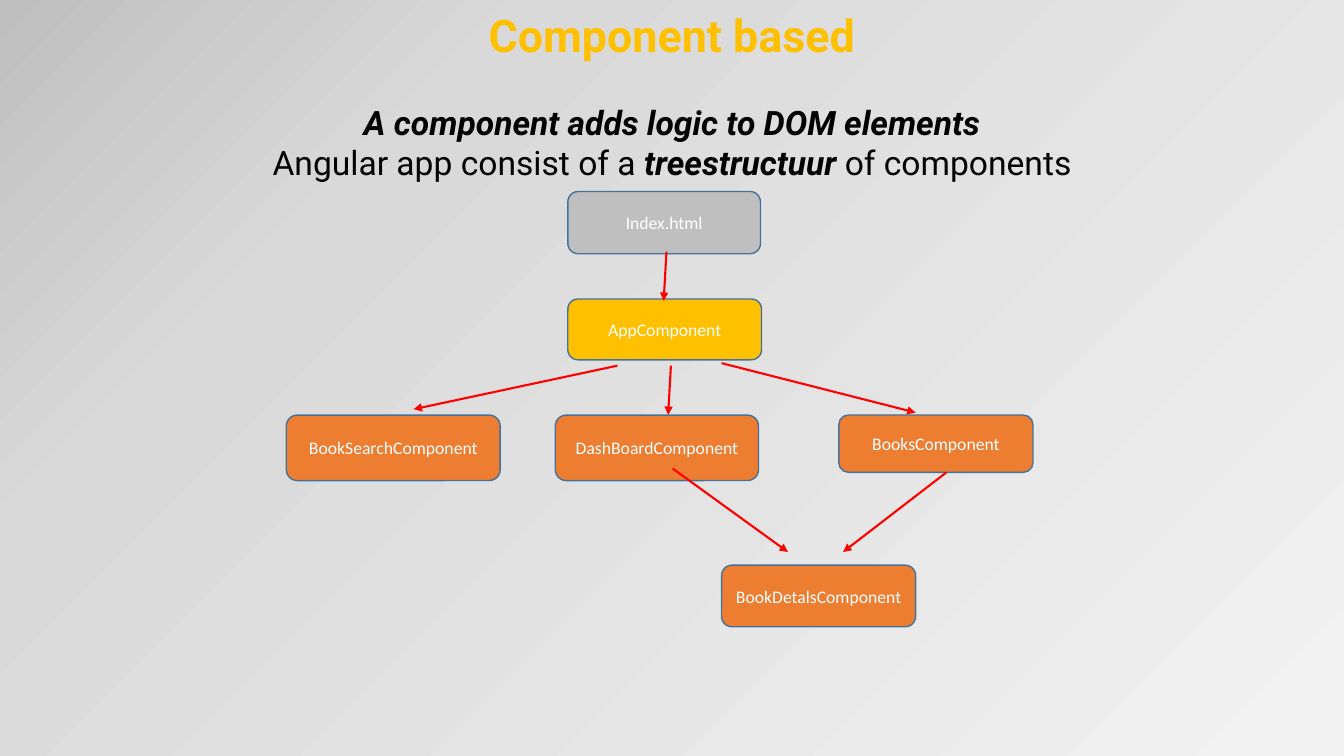
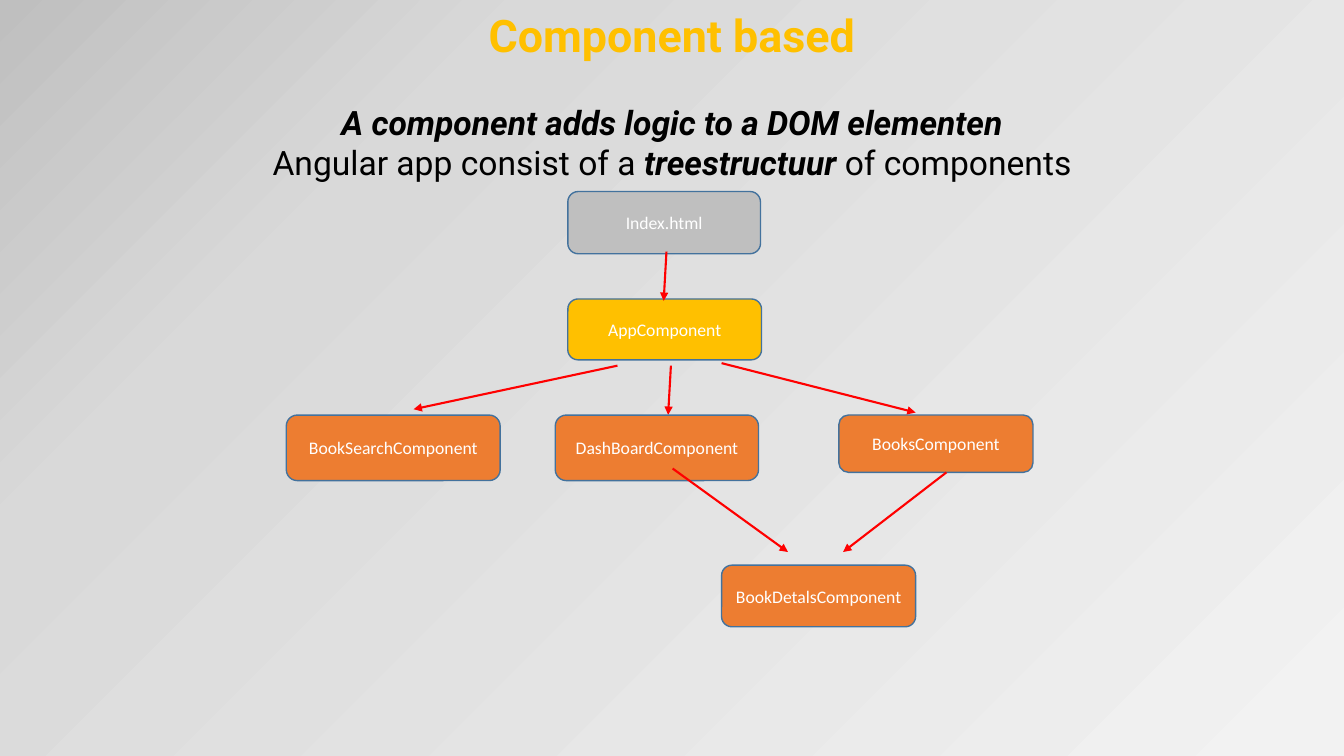
Before and after one commit to petereijgermans11/frontend-cursus, a slide deck: slide 5 of frontend-cursus/ 8 - Angular.pptx. Drawn at 1344x756 pixels with LibreOffice and Linux fonts; fonts in the diff are those of the drawing. Boxes give left, top, right and bottom in pixels: in the first picture for what was removed or moved away, otherwise in the second. Text is boxed around its words. In the diff, an @@ line names an element or a change of style, - is before the commit and + after.

Commit message:
Angular PPT

```diff
--- a/frontend-cursus/ 8 - Angular.pptx
+++ b/frontend-cursus/ 8 - Angular.pptx
@@ title at (273, 18, 1071, 182): text changed; italic on @@
-Component based
-A component adds logic to DOM elements
-Angular app consist of a treestructuur of components
+Component based
+A component adds logic to a DOM elementen
+Angular app consist of a treestructuur of components
```
Also in this commit, not shown: 8 other slides changed, 2 slides added, 6 slides removed, 1 other file.
